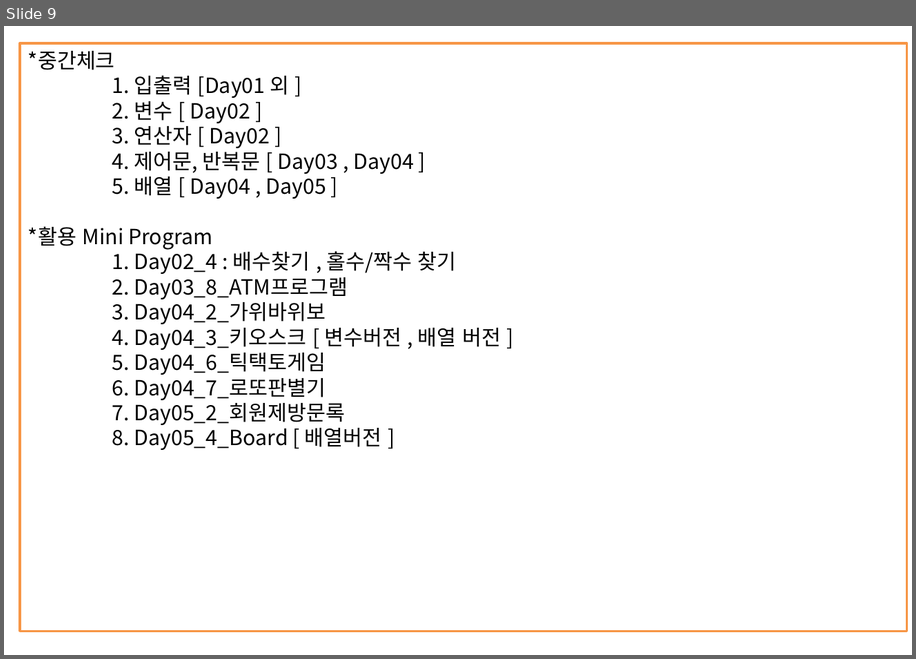
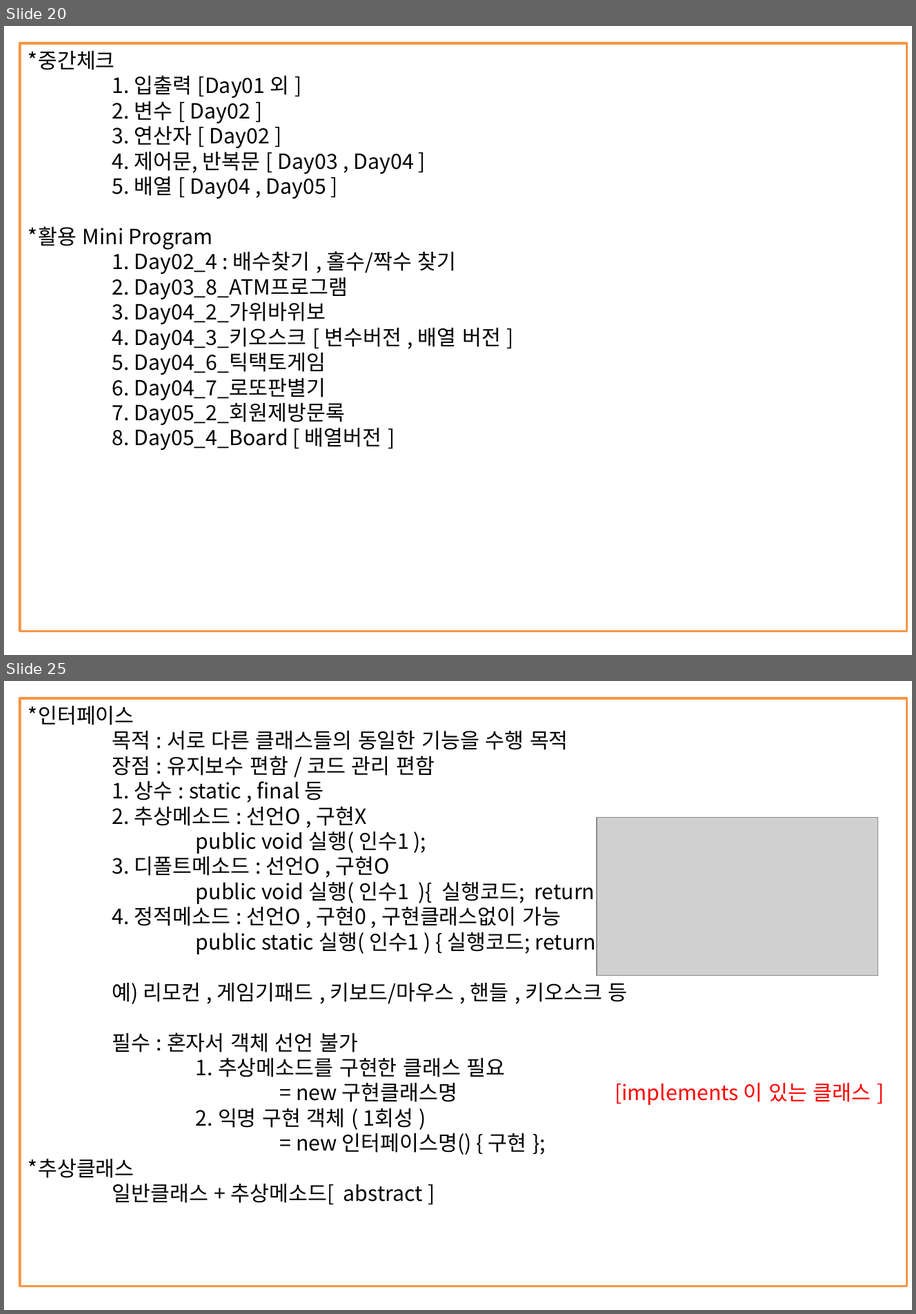
Before and after one commit to kth0027/ezen_kth, a slide deck: Study_Revise/JAVA-PPT/JAVA정리.pptx. Shown one above the other, each under a label of ours: slide 9 before the commit, slides 20 and 25 after it; the slides between them are not shown. The pictures are 916x659 and 916x1314 pixels, drawn with LibreOffice and Linux fonts; fonts in the diff are those of the drawing; grey boxes stand for pictures. Boxes give left, top, right and bottom in pixels: in the first picture for what was removed or moved away, otherwise in the second. Text is boxed around its words. In the diff, an @@ line names an element or a change of style, - is before the commit and + after.

```diff
--- a/Study_Revise/JAVA-PPT/JAVA정리.pptx
+++ b/Study_Revise/JAVA-PPT/JAVA정리.pptx
@@ slide 25 added at bbox=[4, 681, 912, 1310], background #FFFFFF @@
@@ rectangle added at bbox=[20, 699, 907, 1286], outline #F79646 2 pt, 18 pt, text #000000 @@
+*인터페이스
+목적 : 서로 다른 클래스들의 동일한 기능을 수행 목적
+장점 : 유지보수 편함 / 코드 관리 편함
+1. 상수 : static , final 등
+2. 추상메소드 : 선언O , 구현X
+public void 실행( 인수1 );
+3. 디폴트메소드 : 선언O , 구현O
+public void 실행( 인수1 ){ 실행코드; return; }
+4. 정적메소드 : 선언O , 구현0 , 구현클래스없이 가능
+public static 실행( 인수1 ) { 실행코드; return; }
+예) 리모컨 , 게임기패드 , 키보드/마우스 , 핸들 , 키오스크 등
+필수 : 혼자서 객체 선언 불가
+1. 추상메소드를 구현한 클래스 필요
+= new 구현클래스명 [implements 이 있는 클래스 ]
+2. 익명 구현 객체 ( 1회성 )
+= new 인터페이스명() { 구현 };
+*추상클래스
+일반클래스 + 추상메소드[ abstract ]
@@ picture added at bbox=[597, 817, 878, 976] @@
@@ what was slide 9 is now slide 20 @@
```
Also in this commit, not shown: 3 slides changed, 27 other slides added, 9 other files.
